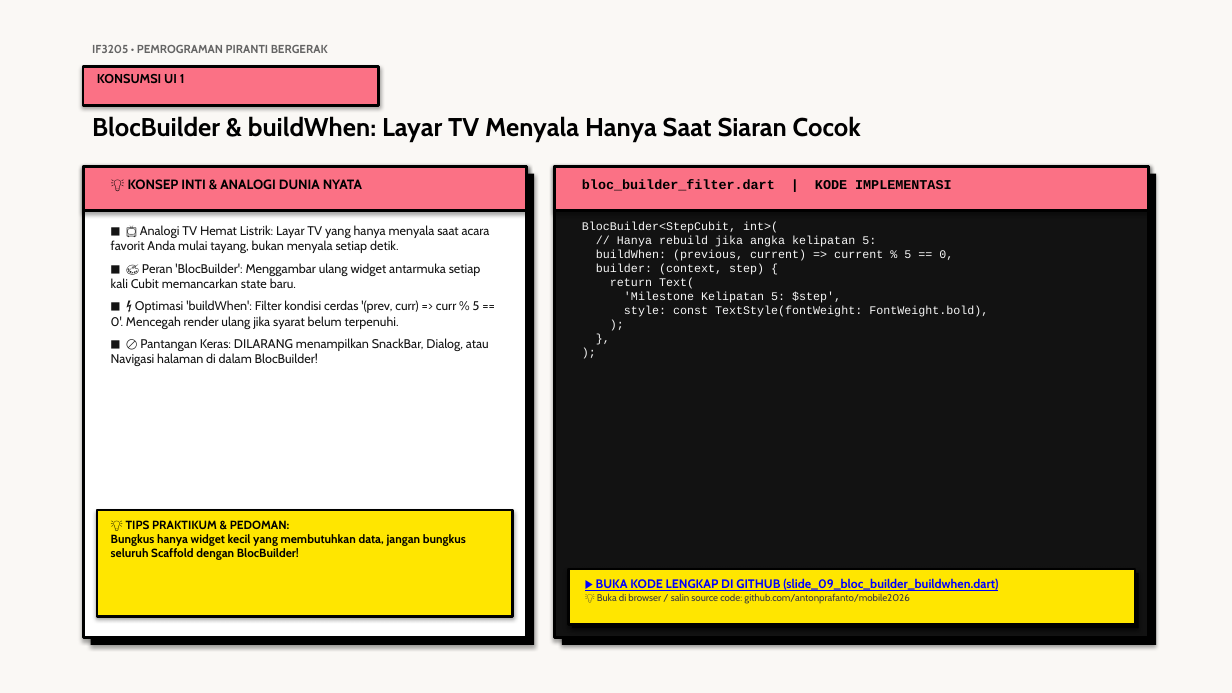
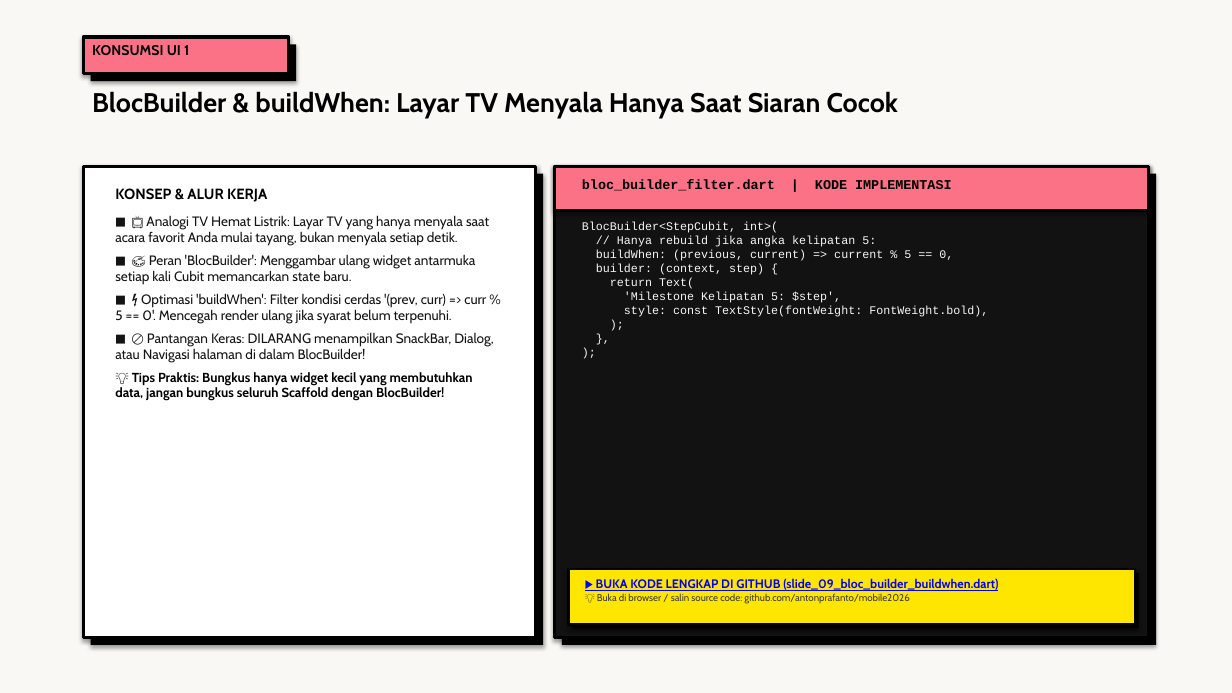
Before and after one commit to antonprafanto/mobile2026, a slide deck: slide 9 of 03_slide_presentasi/PERTEMUAN_06_State_Management_Cubit_dan_BLoC.pptx. Drawn at 1232x693 pixels with LibreOffice and Linux fonts; fonts in the diff are those of the drawing. Boxes give left, top, right and bottom in pixels: in the first picture for what was removed or moved away, otherwise in the second. Text is boxed around its words. In the diff, an @@ line names an element or a change of style, - is before the commit and + after.

Commit message:
style(presentation): standardisasi tipografi dan ukuran font seluruh slide P1-P3 dan P5-P7 sesuai standar emas PPT 4

```diff
--- a/03_slide_presentasi/PERTEMUAN_06_State_Management_Cubit_dan_BLoC.pptx
+++ b/03_slide_presentasi/PERTEMUAN_06_State_Management_Cubit_dan_BLoC.pptx
@@ text "KONSUMSI UI 1": place and size @@
-text "KONSUMSI UI 1" at (97,74,185,83)
+text "KONSUMSI UI 1" at (92,45,189,55)
@@ text "KONSUMSI UI 1" at (92,45,189,55): size 10 to 11 pt @@
@@ rectangle added at (83,37,289,74), fill #FB7185, outline #000000 2.5 pt @@
@@ rectangle: place and size @@
-rectangle at (83,67,379,105)
+rectangle at (91,44,297,81)
@@ rectangle at (91,44,297,81): fill #FB7185 to #000000; outline #000000 2 pt to none @@
@@ text removed at (92,45,328,53) @@
-IF3205 • PEMROGRAMAN PIRANTI BERGERAK
@@ text "BlocBuilder & buildWhen: Layar TV ...": place and size @@
-text "BlocBuilder & buildWhen: Layar TV ..." at (92,116,861,142)
+text "BlocBuilder & buildWhen: Layar TV ..." at (92,91,898,119)
@@ text "BlocBuilder & buildWhen: Layar TV ..." at (92,91,898,119): size 20 to 21 pt @@
@@ rectangle: place and size @@
-rectangle at (83,166,527,638)
+rectangle at (83,166,536,638)
@@ rectangle removed at (83,166,527,211) @@
@@ rectangle: place and size @@
-rectangle at (91,174,534,645)
+rectangle at (91,174,543,645)
@@ text removed at (128,179,362,189) @@
-💡 KONSEP INTI & ANALOGI DUNIA NYATA
@@ text "KONSEP & ALUR KERJA": place and size @@
-text "KONSEP & ALUR KERJA" at (111,225,490,366)
+text "KONSEP & ALUR KERJA" at (115,188,493,401)
@@ text at (115,188,267,202): paragraph added @@
+KONSEP & ALUR KERJA
@@ text at (115,215,493,363): size 9.8 to 10.6 pt in "■ 📺 Analogi TV Hemat Listrik: Layar ...", "■ 🎨 Peran 'BlocBuilder': Menggambar ulang widget ...", "■ ⚡ Optimasi 'buildWhen': Filter kondisi cerdas ...", "■ 🚫 Pantangan Keras: DILARANG menampilkan SnackBar, ..."; less space between paragraphs @@
@@ text at (115,372,473,401): paragraph added @@
+💡 Tips Praktis: Bungkus hanya widget kecil yang membutuhkan data, jangan bungkus seluruh Scaffold dengan BlocBuilder!
@@ rectangle removed at (97,510,513,616) @@
@@ text removed at (111,520,466,560) @@
-💡 TIPS PRAKTIKUM & PEDOMAN:
-Bungkus hanya widget kecil yang membutuhkan data, jangan bungkus seluruh Scaffold dengan BlocBuilder!
```
Also in this commit, not shown: 17 other slides changed, 11 other files.
